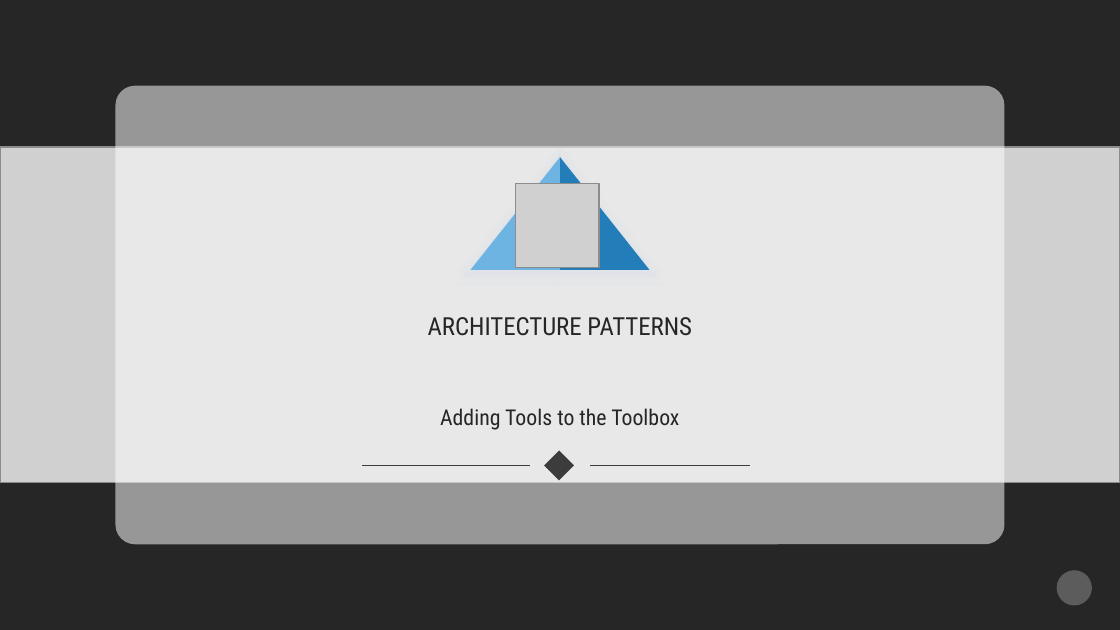
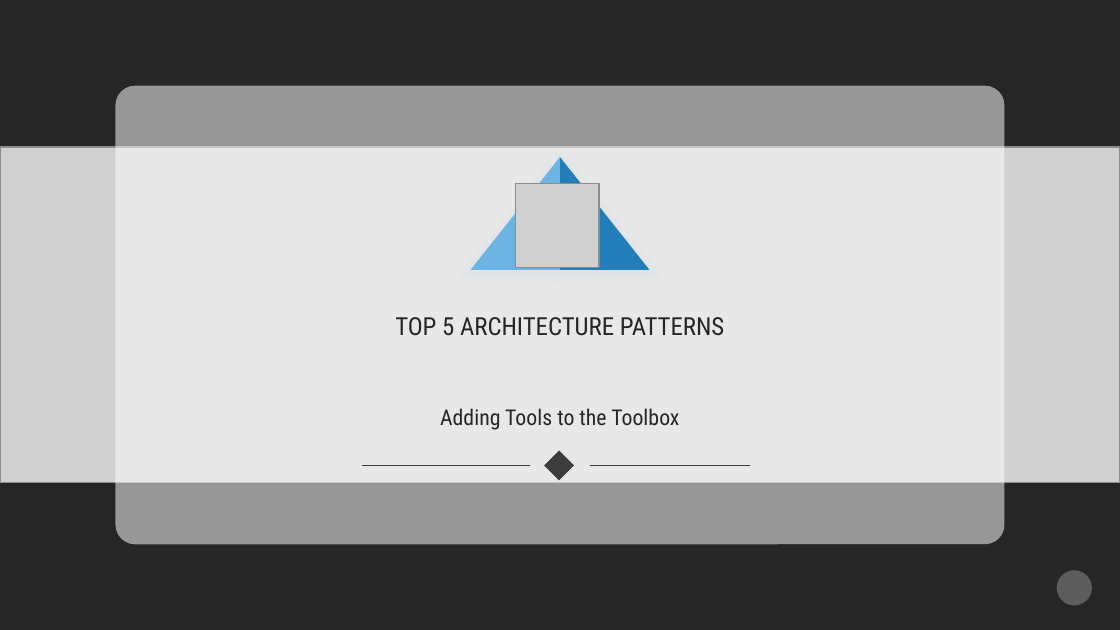
Before and after one commit to CognitiveBurden/Top5Architecture, a slide deck: slide 1 of ArchitecturePatterns.pptx. Drawn at 1120x630 pixels with LibreOffice and Linux fonts; fonts in the diff are those of the drawing; grey boxes stand for pictures. Boxes give left, top, right and bottom in pixels: in the first picture for what was removed or moved away, otherwise in the second. Text is boxed around its words. In the diff, an @@ line names an element or a change of style, - is before the commit and + after.

```diff
--- a/ArchitecturePatterns.pptx
+++ b/ArchitecturePatterns.pptx
@@ text at (395,317,725,336): text changed @@
-ARCHITECTURE PATTERNS
+TOP 5 ARCHITECTURE PATTERNS
```
Also in this commit, not shown: 14 other slides changed.
